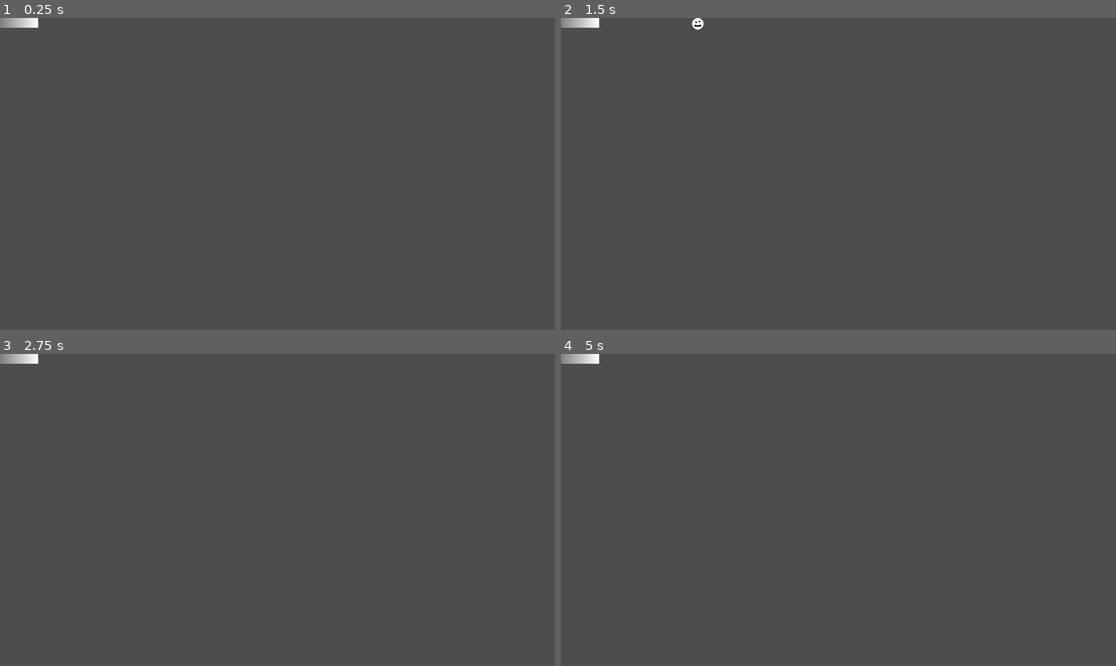
Above: before the commit, frames 1-4 (two rows, left to right).
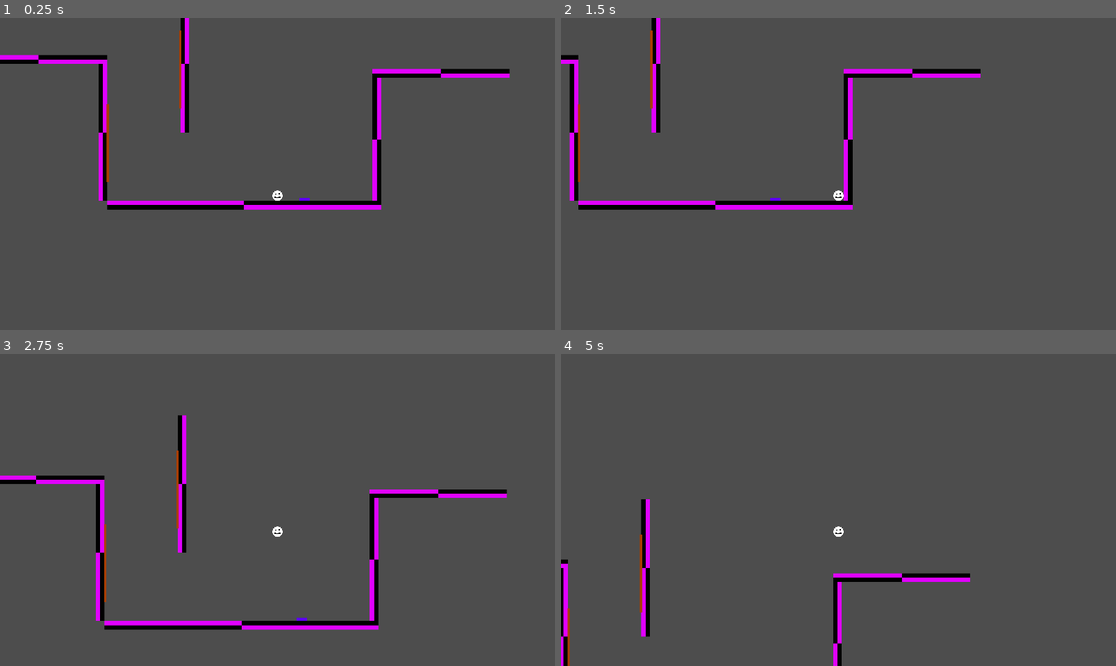
Above: after the commit, the same moments.

Repository: PsychicDigit/toast-game
Game: Godot game, scene res://scenes/main.tscn
The game is run twice, just before and just after one commit, with the same random seed, the same clock (stepped at 60 frames per second) and the same inputs.
Inputs:
- Up to frame 1 (0.25 s): no input
- Up to frame 2 (1.5 s): tap Enter at 0.5 s; hold Right (ui_right) from 0.53 s (still down); tap W (jump) at 0.6, 0.77, 1.07, 1.35 s
- Up to frame 3 (2.75 s): tap W (jump) at 1.52, 1.82, 2.1 s; release Right (ui_right) at 2.03 s; hold Left (ui_left) from 2.03 s (still down)
- Up to frame 4 (5 s): release Left (ui_left) at 2.78 s; hold Right (ui_right) 2.78-4.28 s; tap W (jump) at 2.85, 3.02, 3.32, 3.6, 3.77, 4.07, 4.35, 4.52, 4.82 s; hold Left (ui_left) from 4.28 s (still down)

The runs differ from the first frame. In frame 1, 5.0% of the frame differs, in the area x 0-92%, y 0-62%; in frame 2, 4.7%; in frame 3, 5.1%, in the area x 0-92%, y 0-89%; in frame 4, 2.6%.

Commit message:
Added peanut butter, jelly, camera, test platforms

Diff:
--- a/assets/scripts/toast.gd
+++ b/assets/scripts/toast.gd
@@ -3,23 +3,43 @@
 
 const SPEED = 300.0
 const JUMP_VELOCITY = -400.0
+var stuckOnPeanutButter = false;
 
 
 func _physics_process(delta: float) -> void:
-	# Add the gravity.
-	if not is_on_floor():
+	# Add the gravity with respect to peanut butter
+	if not is_on_floor() and not stuckOnPeanutButter:
 		velocity += get_gravity() * delta
 
-	# Handle jump.
-	if Input.is_action_just_pressed("jump") and is_on_floor():
+	# Handle jump with respect to peanut butter
+	if Input.is_action_just_pressed("jump") and (is_on_floor() or stuckOnPeanutButter):
 		velocity.y = JUMP_VELOCITY
+	elif not Input.is_anything_pressed() and stuckOnPeanutButter:
+		velocity.y = 0
 
 	# Get the input direction and handle the movement/deceleration.
-	# As good practice, you should replace UI actions with custom gameplay actions.
-	var direction := Input.get_axis("ui_left", "ui_right")
+	var direction := Input.get_axis("move_left", "move_right")
 	if direction:
 		velocity.x = direction * SPEED
 	else:
 		velocity.x = move_toward(velocity.x, 0, SPEED)
 
+
+
+	# collision stuff
+
+	# if there are no collisions, set stuckonpeanutbutter to false. this prevents a bug where the player becomes stuck on peanut butter with no way to unstick
+	if get_slide_collision_count() == 0:
+		stuckOnPeanutButter = false
+
+	# go through every current collision the player has with other physics bodies. check the names of colliders to determine if the player is stuck on a spread, and make the player react accordingly
+	for i in get_slide_collision_count():
+		var collision = get_slide_collision(i)
+
+		if "PeanutButter" in collision.get_collider().name:
+			stuckOnPeanutButter = true
+
+		elif "Jelly" in collision.get_collider().name:
+			velocity.y = JUMP_VELOCITY * 2
+
 	move_and_slide()
--- a/project.godot
+++ b/project.godot
@@ -15,6 +15,11 @@
 config/features=PackedStringArray("4.5", "Forward Plus")
 config/icon="res://icon.svg"
 
+[display]
+
+window/size/viewport_width=1920
+window/size/viewport_height=1080
+
 [dotnet]
 
 project/assembly_name="toast"
@@ -24,6 +29,19 @@
 jump={
 "deadzone": 0.2,
 "events": [Object(InputEventKey,"resource_local_to_scene":false,"resource_name":"","device":-1,"window_id":0,"alt_press …(192 unchanged characters)…
+, Object(InputEventKey,"resource_local_to_scene":false,"resource_name":"","device":-1,"window_id":0,"alt_pressed":false,"shift_pressed":false,"ctrl_pressed":false,"meta_pressed":false,"pressed":false,"keycode":0,"physical_keycode":32,"key_label":0,"unicode":32,"location":0,"echo":false,"script":null)
+]
+}
+move_right={
+"deadzone": 0.2,
+"events": [Object(InputEventKey,"resource_local_to_scene":false,"resource_name":"","device":-1,"window_id":0,"alt_pressed":false,"shift_pressed":false,"ctrl_pressed":false,"meta_pressed":false,"pressed":false,"keycode":0,"physical_keycode":68,"key_label":0,"unicode":100,"location":0,"echo":false,"script":null)
+, Object(InputEventKey,"resource_local_to_scene":false,"resource_name":"","device":-1,"window_id":0,"alt_pressed":false,"shift_pressed":false,"ctrl_pressed":false,"meta_pressed":false,"pressed":false,"keycode":0,"physical_keycode":4194321,"key_label":0,"unicode":0,"location":0,"echo":false,"script":null)
+]
+}
+move_left={
+"deadzone": 0.2,
+"events": [Object(InputEventKey,"resource_local_to_scene":false,"resource_name":"","device":-1,"window_id":0,"alt_pressed":false,"shift_pressed":false,"ctrl_pressed":false,"meta_pressed":false,"pressed":false,"keycode":0,"physical_keycode":65,"key_label":0,"unicode":97,"location":0,"echo":false,"script":null)
+, Object(InputEventKey,"resource_local_to_scene":false,"resource_name":"","device":-1,"window_id":0,"alt_pressed":false,"shift_pressed":false,"ctrl_pressed":false,"meta_pressed":false,"pressed":false,"keycode":0,"physical_keycode":4194319,"key_label":0,"unicode":0,"location":0,"echo":false,"script":null)
 ]
 }
 
--- /dev/null
+++ b/scenes/jelly.tscn
@@ -0,0 +1,21 @@
+[gd_scene load_steps=4 format=3 uid="uid://2d5pfg01a4a2"]
+
+[sub_resource type="RectangleShape2D" id="RectangleShape2D_p5loe"]
+size = Vector2(20, 2)
+
+[sub_resource type="Gradient" id="Gradient_fq10y"]
+colors = PackedColorArray(0.36713773, 0.0008234169, 0.9724856, 1, 0.36862746, 0, 0.972549, 1)
+
+[sub_resource type="GradientTexture1D" id="GradientTexture1D_w2xux"]
+gradient = SubResource("Gradient_fq10y")
+width = 20
+
+[node name="Jelly" type="StaticBody2D"]
+
+[node name="Hitbox" type="CollisionShape2D" parent="."]
+shape = SubResource("RectangleShape2D_p5loe")
+
+[node name="Sprite" type="Sprite2D" parent="."]
+position = Vector2(0, -2)
+scale = Vector2(1, 6)
+texture = SubResource("GradientTexture1D_w2xux")
--- a/scenes/main.tscn
+++ b/scenes/main.tscn
@@ -1,12 +1,58 @@
-[gd_scene load_steps=3 format=3 uid="uid://dbdbj3b64vepi"]
+[gd_scene load_steps=5 format=3 uid="uid://dbdbj3b64vepi"]
 
 [ext_resource type="PackedScene" uid="uid://dbfystimdqcfa" path="res://scenes/toast.tscn" id="1_0wfyh"]
 [ext_resource type="PackedScene" uid="uid://efhinfd37cem" path="res://scenes/platform.tscn" id="2_sugp2"]
+[ext_resource type="PackedScene" uid="uid://2d5pfg01a4a2" path="res://scenes/jelly.tscn" id="3_sugp2"]
+[ext_resource type="PackedScene" uid="uid://du507v7jt3acg" path="res://scenes/peanut_butter.tscn" id="4_jyhfs"]
 
 [node name="Main" type="Node2D"]
 
 [node name="Toast" parent="." instance=ExtResource("1_0wfyh")]
-position = Vector2(-1, -69)
+position = Vector2(559, 534)
 
-[node name="Platform" parent="." instance=ExtResource("2_sugp2")]
-position = Vector2(0, 10)
+[node name="Camera" type="Camera2D" parent="Toast"]
+offset = Vector2(0, -50)
+zoom = Vector2(1.5, 1.5)
+
+[node name="platforms" type="Node2D" parent="."]
+
+[node name="Platform1" parent="platforms" instance=ExtResource("2_sugp2")]
+position = Vector2(482, 562)
+scale = Vector2(4, 1)
+
+[node name="Platform2" parent="platforms" instance=ExtResource("2_sugp2")]
+position = Vector2(788, 410)
+rotation = 1.5707964
+scale = Vector2(1.8, 1)
+
+[node name="Platform3" parent="platforms" instance=ExtResource("2_sugp2")]
+position = Vector2(936, 258)
+scale = Vector2(2, 1)
+
+[node name="Platform4" parent="platforms" instance=ExtResource("2_sugp2")]
+position = Vector2(156, 394)
+rotation = 1.5707964
+scale = Vector2(2, 1)
+
+[node name="Platform5" parent="platforms" instance=ExtResource("2_sugp2")]
+position = Vector2(345, 236)
+rotation = 1.5707964
+scale = Vector2(2, 1)
+
+[node name="Platform6" parent="platforms" instance=ExtResource("2_sugp2")]
+position = Vector2(8, 226)
+scale = Vector2(2, 1)
+
+[node name="Jelly" parent="." instance=ExtResource("3_sugp2")]
+position = Vector2(621, 551)
+scale = Vector2(1.2, 1.2)
+
+[node name="PeanutButter" parent="." instance=ExtResource("4_jyhfs")]
+position = Vector2(166, 419)
+rotation = 1.5707964
+scale = Vector2(9, 1)
+
+[node name="PeanutButter2" parent="." instance=ExtResource("4_jyhfs")]
+position = Vector2(333, 249)
+rotation = 1.5707964
+scale = Vector2(9, 1)
--- /dev/null
+++ b/scenes/peanut_butter.tscn
@@ -0,0 +1,21 @@
+[gd_scene load_steps=4 format=3 uid="uid://du507v7jt3acg"]
+
+[sub_resource type="RectangleShape2D" id="RectangleShape2D_dfdlr"]
+size = Vector2(20, 2)
+
+[sub_resource type="Gradient" id="Gradient_n5fif"]
+colors = PackedColorArray(0.6666667, 0.23921569, 0, 1, 0.6666667, 0.23921569, 0, 1)
+
+[sub_resource type="GradientTexture1D" id="GradientTexture1D_d20os"]
+gradient = SubResource("Gradient_n5fif")
+width = 20
+
+[node name="PeanutButter" type="StaticBody2D"]
+
+[node name="Hitbox" type="CollisionShape2D" parent="."]
+shape = SubResource("RectangleShape2D_dfdlr")
+
+[node name="Sprite" type="Sprite2D" parent="."]
+position = Vector2(0, -1.5)
+scale = Vector2(1, 5)
+texture = SubResource("GradientTexture1D_d20os")
--- a/scenes/platform.tscn
+++ b/scenes/platform.tscn
@@ -1,12 +1,9 @@
-[gd_scene load_steps=4 format=3 uid="uid://efhinfd37cem"]
+[gd_scene load_steps=3 format=3 uid="uid://efhinfd37cem"]
+
+[ext_resource type="Texture2D" uid="uid://i2ijrjmy1er3" path="res://assets/images/texture.png" id="1_ba0x2"]
 
 [sub_resource type="RectangleShape2D" id="RectangleShape2D_v4t87"]
 size = Vector2(158, 20)
-
-[sub_resource type="Gradient" id="Gradient_ba0x2"]
-
-[sub_resource type="GradientTexture1D" id="GradientTexture1D_nlgqw"]
-gradient = SubResource("Gradient_ba0x2")
 
 [node name="Platform" type="StaticBody2D"]
 
@@ -14,6 +11,6 @@
 shape = SubResource("RectangleShape2D_v4t87")
 
 [node name="Sprite" type="Sprite2D" parent="."]
-position = Vector2(-4.172325e-07, -0.1249997)
-scale = Vector2(0.6171875, 20.25)
-texture = SubResource("GradientTexture1D_nlgqw")
+position = Vector2(7.584691e-06, -1.4901161e-07)
+scale = Vector2(6.5833344, 0.8333334)
+texture = ExtResource("1_ba0x2")
--- a/scenes/toast.tscn
+++ b/scenes/toast.tscn
@@ -39,7 +39,8 @@
 "speed": 5.0
 }]
 
-[sub_resource type="RectangleShape2D" id="RectangleShape2D_ljb8k"]
+[sub_resource type="RectangleShape2D" id="RectangleShape2D_k51d8"]
+size = Vector2(24, 24)
 
 [node name="Toast" type="CharacterBody2D"]
 script = ExtResource("1_k51d8")
@@ -50,5 +51,4 @@
 frame_progress = 0.40647906
 
 [node name="Hitbox" type="CollisionShape2D" parent="."]
-visible = false
-shape = SubResource("RectangleShape2D_ljb8k")
+shape = SubResource("RectangleShape2D_k51d8")
Binary file added: assets/images/texture.png
Not shown, added: assets/images/texture.png.import
